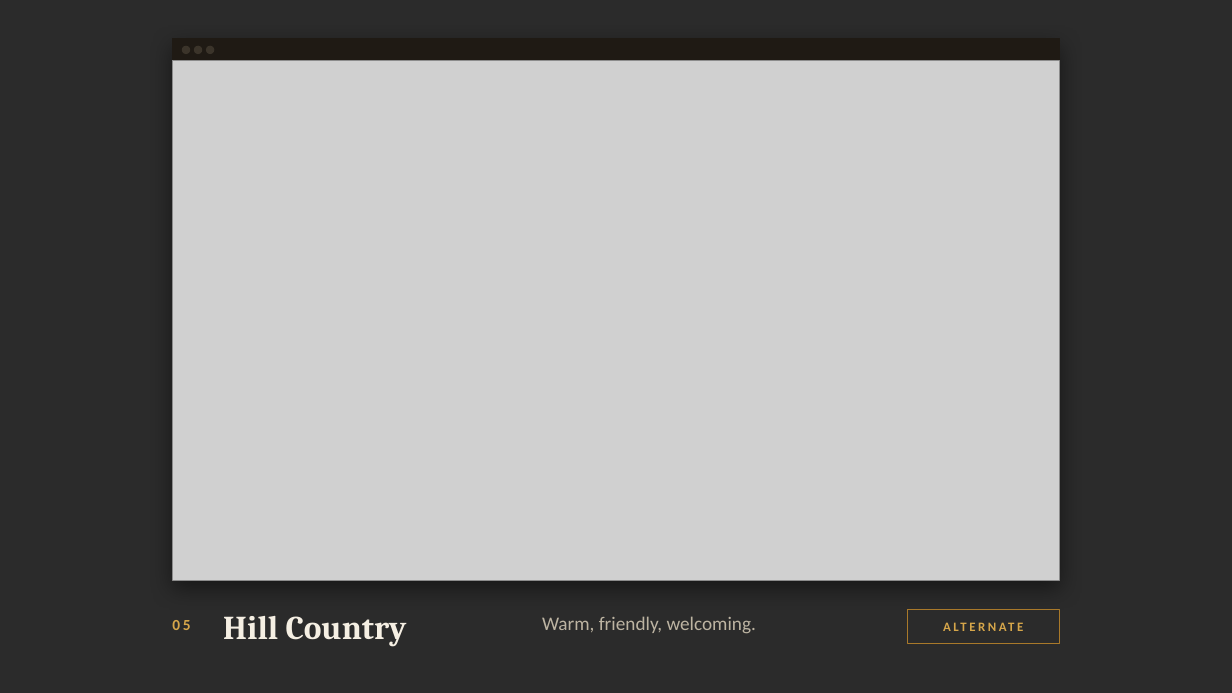
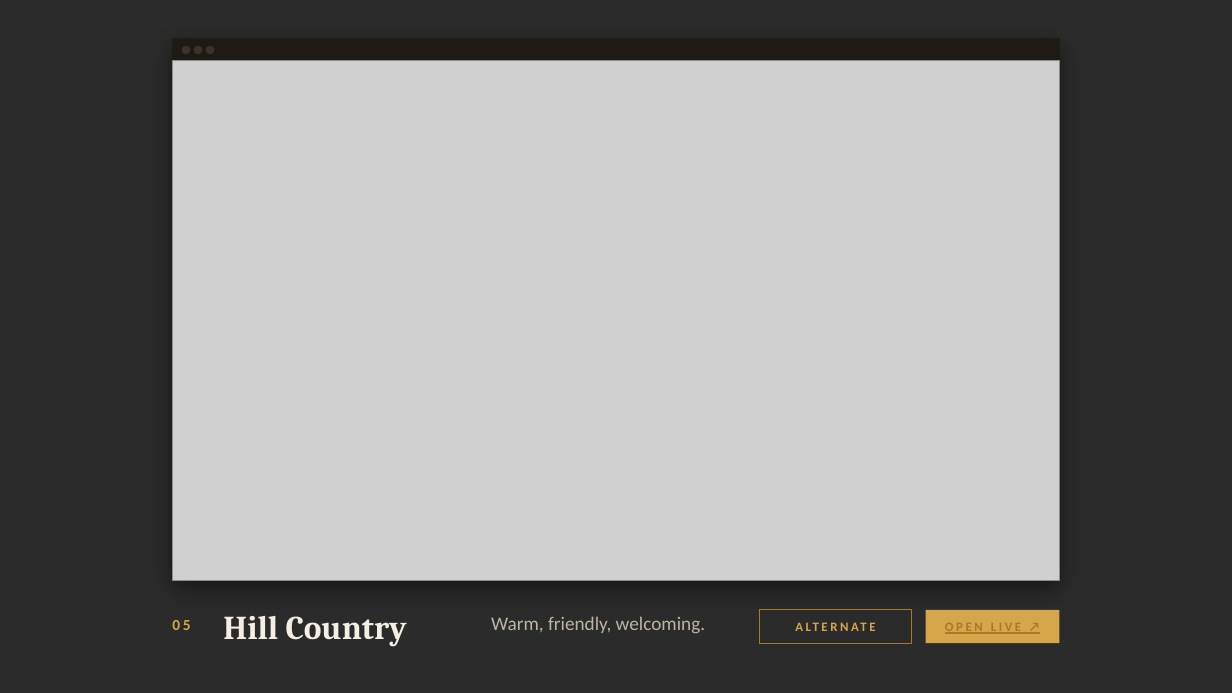
Before and after one commit to jpzllkfl/ace-design-presentation, a slide deck: slide 22 of ACE-Design-Review.pptx. Drawn at 1232x693 pixels with LibreOffice and Linux fonts; fonts in the diff are those of the drawing; grey boxes stand for pictures; background and template pictures are left out; a plain dark background stands for a picture behind light text. Boxes give left, top, right and bottom in pixels: in the first picture for what was removed or moved away, otherwise in the second. Text is boxed around its words. In the diff, an @@ line names an element or a change of style, - is before the commit and + after.

```diff
--- a/ACE-Design-Review.pptx
+++ b/ACE-Design-Review.pptx
@@ text "Warm, friendly, welcoming." moved from (x1=542, y1=616, x2=756, y2=634) to (x1=491, y1=616, x2=705, y2=633) @@
@@ rectangle "ALTERNATE" moved from (x1=908, y1=610, x2=1060, y2=643) to (x1=760, y1=610, x2=912, y2=643) @@
@@ rectangle added at (x1=926, y1=610, x2=1060, y2=643), fill #D6A64A, 10 pt, text #A9792A, bold, underline @@
+OPEN LIVE ↗
```
Also in this commit, not shown: 6 other slides changed, 21 other files.
